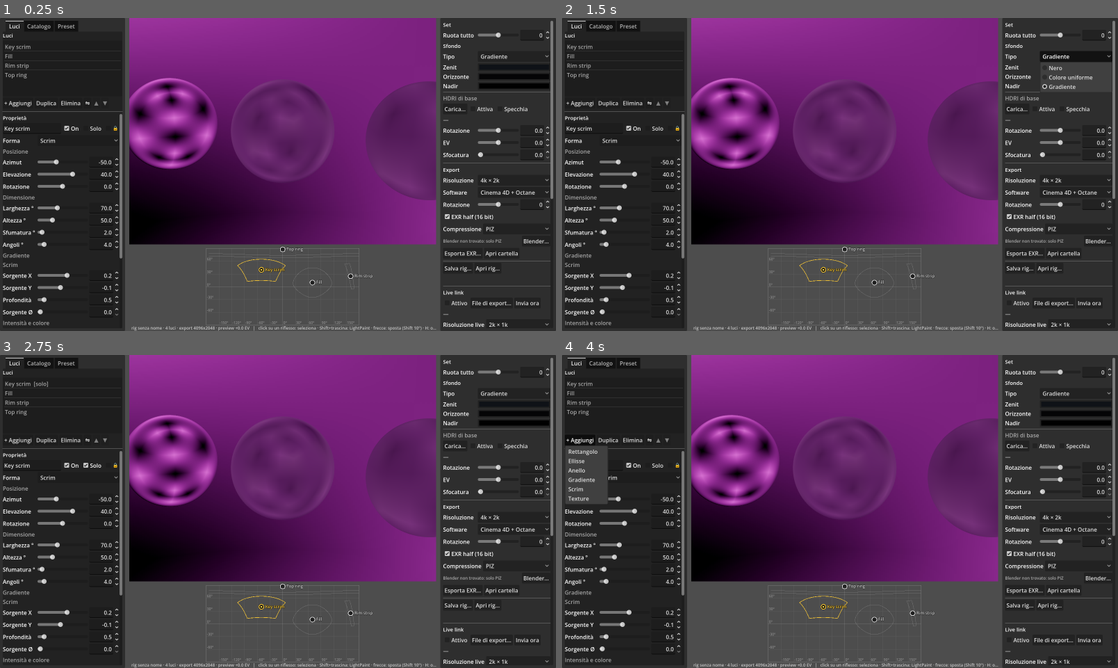
Above: before the commit, frames 1-4 (two rows, left to right).
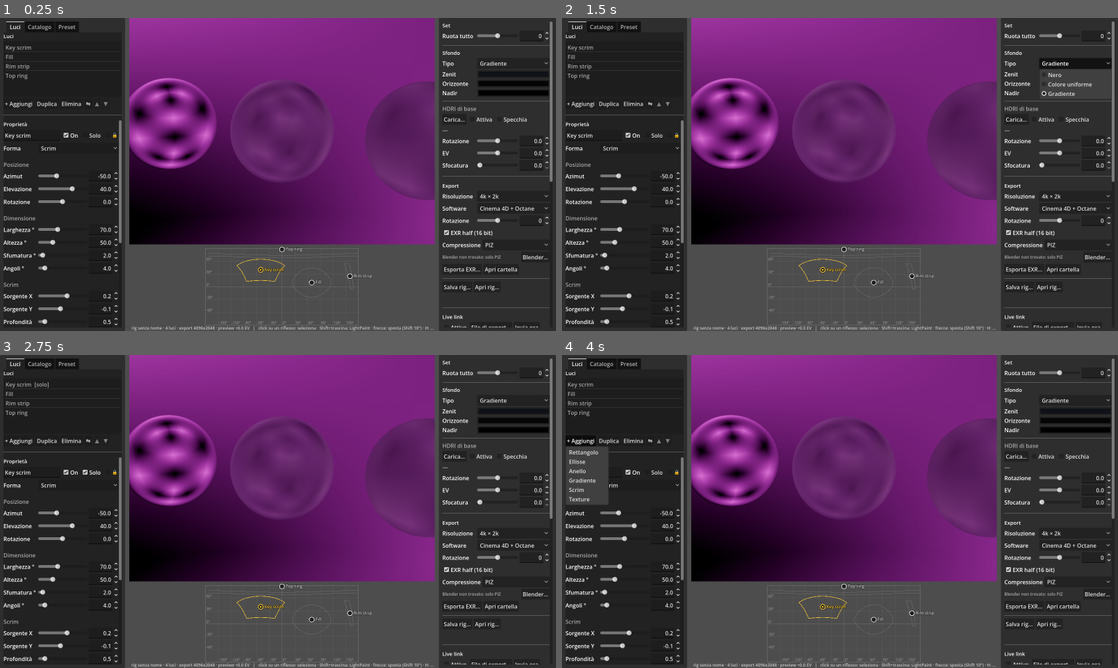
Above: after the commit, the same moments.

Repository: lignazio/hdri-studio
Game: Godot game, scene res://scenes/main.tscn
Same seed, same stepped clock (60 frames per second), same inputs: the game is played once before the commit and once after it.
Inputs:
- Up to frame 1 (0.25 s): no input
- Up to frame 2 (1.5 s): click "Scrim" at 0.5 s; click "Gradiente" at 1.25 s
- Up to frame 3 (2.75 s): click "Solo" at 2 s
- Up to frame 4 (4 s): click "Solo" at 2.75 s; click "+ Aggiungi" at 3.5 s

The runs differ from the first frame. In frame 1, 7.7% of the frame differs, in the area x 0-100%, y 0-100%; in frame 2, 7.8%; in frame 3, 7.8%; in frame 4, 7.6%.
Error in both runs: Assertion failed: RenderingDevice non disponibile (headless?) (res://bake/baker.gd:47)

Commit message:
UI: ritmo verticale nelle colonne laterali (margini, spaziatura, separatori con aria, sottotitoli con spazio sopra e nascosti con la loro sezione)
Co-Authored-By: Claude Opus 5 <noreply@anthropic.com>

Diff:
--- a/hdri_studio/scenes/main.gd
+++ b/hdri_studio/scenes/main.gd
@@ -135,13 +135,13 @@
 	left.add_child(tabs)
 	var lights_tab := VBoxContainer.new()
 	lights_tab.name = "Luci"
-	lights_tab.add_theme_constant_override("separation", 6)
+	lights_tab.add_theme_constant_override("separation", 8)
 	tabs.add_child(lights_tab)
 	light_list = LightListPanel.new()
 	light_list.size_flags_vertical = Control.SIZE_SHRINK_BEGIN
 	light_list.custom_minimum_size.y = 220
 	lights_tab.add_child(light_list)
-	lights_tab.add_child(HSeparator.new())
+	lights_tab.add_child(_separator())
 	props = LightProperties.new()
 	lights_tab.add_child(props)
 	catalog = CatalogPanel.new()
@@ -180,13 +180,13 @@
 	var right := _column(rest, 300, true)
 	bg_panel = BackgroundPanel.new()
 	right.add_child(bg_panel)
-	right.add_child(HSeparator.new())
+	right.add_child(_separator())
 	export_panel = ExportPanel.new()
 	right.add_child(export_panel)
-	right.add_child(HSeparator.new())
+	right.add_child(_separator())
 	link_panel = LiveLinkPanel.new()
 	right.add_child(link_panel)
-	right.add_child(HSeparator.new())
+	right.add_child(_separator())
 	_build_model_panel(right)
 
 	_file_dialog = FileDialog.new()
@@ -278,6 +278,7 @@
 	ptitle.text = "Preview"
 	ptitle.add_theme_font_size_override("font_size", 15)
 	parent.add_child(ptitle)
+	parent.add_child(_spacer(2))
 	_ev_row = ParamRow.new("Esposizione EV", -8.0, 8.0, 0.1)
 	_ev_row.value_changed.connect(func(v: float) -> void:
 		_preview_ev = v
@@ -317,6 +318,7 @@
 	parent.add_child(_link_camera)
 
 	# esposimetro
+	parent.add_child(_spacer(6))
 	var mtitle := Label.new()
 	mtitle.text = "Esposimetro"
 	mtitle.add_theme_font_size_override("font_size", 15)
@@ -344,6 +346,7 @@
 	_meter_label = Label.new()
 	_meter_label.tooltip_text = "E = ∫ L·cosθ dω su tutta l'HDRI per una superficie al centro rivolta nella direzione scelta.\nEV100 = log2(E / 2.5): con radianze in unità fotometriche coerenti è l'EV di un esposimetro a luce incidente."
 	parent.add_child(_meter_label)
+	parent.add_child(_spacer(6))
 	var title := Label.new()
 	title.text = "Modello nel preview"
 	title.add_theme_font_size_override("font_size", 15)
@@ -393,16 +396,29 @@
 			_model_label.text = "Impossibile caricare " + path.get_file())
 
 
+static func _spacer(h: float) -> Control:
+	var c := Control.new()
+	c.custom_minimum_size.y = h
+	c.mouse_filter = Control.MOUSE_FILTER_IGNORE
+	return c
+
+
+func _separator() -> HSeparator:
+	var s := HSeparator.new()
+	s.add_theme_constant_override("separation", 16)
+	return s
+
+
 func _column(parent: Container, width: float, scroll := false) -> VBoxContainer:
 	var panel := PanelContainer.new()
 	panel.custom_minimum_size.x = width * 0.8
 	parent.add_child(panel)
 	var margin := MarginContainer.new()
 	for side in ["left", "right", "top", "bottom"]:
-		margin.add_theme_constant_override("margin_" + side, 8)
+		margin.add_theme_constant_override("margin_" + side, 10)
 	panel.add_child(margin)
 	var box := VBoxContainer.new()
-	box.add_theme_constant_override("separation", 6)
+	box.add_theme_constant_override("separation", 8)
 	if scroll:
 		var sc := ScrollContainer.new()
 		sc.horizontal_scroll_mode = ScrollContainer.SCROLL_MODE_DISABLED
--- a/hdri_studio/ui/background_panel.gd
+++ b/hdri_studio/ui/background_panel.gd
@@ -38,6 +38,9 @@
 		rot.set_value_silent(0.0))
 	add_child(rot)
 
+	var sep0 := HSeparator.new()
+	sep0.add_theme_constant_override("separation", 14)
+	add_child(sep0)
 	var title := Label.new()
 	title.text = "Sfondo"
 	title.add_theme_font_size_override("font_size", 15)
@@ -61,6 +64,7 @@
 	_nadir = _color_row("Nadir", func(c: Color) -> void: rig.bg_nadir = c)
 
 	var sep := HSeparator.new()
+	sep.add_theme_constant_override("separation", 14)
 	add_child(sep)
 	var t2 := Label.new()
 	t2.text = "HDRI di base"
--- a/hdri_studio/ui/export_panel.gd
+++ b/hdri_studio/ui/export_panel.gd
@@ -69,6 +69,7 @@
 	of.pressed.connect(func() -> void: open_folder_requested.emit())
 	row.add_child(of)
 	var sep := HSeparator.new()
+	sep.add_theme_constant_override("separation", 12)
 	add_child(sep)
 	var row2 := HBoxContainer.new()
 	add_child(row2)
--- a/hdri_studio/ui/light_properties.gd
+++ b/hdri_studio/ui/light_properties.gd
@@ -44,6 +44,7 @@
 	size_flags_vertical = Control.SIZE_EXPAND_FILL
 	_box = VBoxContainer.new()
 	_box.size_flags_horizontal = Control.SIZE_EXPAND_FILL
+	_box.add_theme_constant_override("separation", 6)
 	add_child(_box)
 
 	var title := Label.new()
@@ -89,7 +90,7 @@
 	_corner_row = _row("corner_radius", "Angoli °", 0.0, 45.0, 0.1)
 	_ring_rows.append(_row("ring_inner", "Raggio interno", 0.0, 0.98, 0.01))
 
-	_section("Gradiente")
+	_gradient_rows.append_array(_section("Gradiente"))
 	_grad_type = _option("Tipo", ["Radiale", "Lineare"], func(i: int) -> void:
 		_set_prop("gradient_type", i, true)
 		_update_visibility())
@@ -145,7 +146,7 @@
 	sd.pressed.connect(func() -> void: sidecar_save_requested.emit())
 	_texture_tools.add_child(sd)
 
-	_section("Scrim")
+	_scrim_rows.append_array(_section("Scrim"))
 	_scrim_rows.append(_row("scrim_offset_x", "Sorgente X", -1.0, 1.0, 0.01))
 	_scrim_rows.append(_row("scrim_offset_y", "Sorgente Y", -1.0, 1.0, 0.01))
 	_scrim_rows.append(_row("scrim_depth", "Profondità", 0.05, 5.0, 0.01))
@@ -222,11 +223,18 @@
 	set_light(null)
 
 
-func _section(text: String) -> void:
+## Sottotitolo di sezione con un po' d'aria sopra. Restituisce [spaziatore, etichetta] per poterli
+## nascondere insieme alle righe della sezione.
+func _section(text: String) -> Array:
+	var sp := Control.new()
+	sp.custom_minimum_size.y = 8
+	sp.mouse_filter = Control.MOUSE_FILTER_IGNORE
+	_box.add_child(sp)
 	var l := Label.new()
 	l.text = text
 	l.modulate = Color(1, 1, 1, 0.6)
 	_box.add_child(l)
+	return [sp, l]
 
 
 func _row(prop: String, label: String, min_v: float, max_v: float, step: float, exp_edit := false) -> ParamRow:
--- a/hdri_studio/ui/live_link_panel.gd
+++ b/hdri_studio/ui/live_link_panel.gd
@@ -59,6 +59,9 @@
 	_res.selected = 1
 	rrow.add_child(_res)
 
+	var spc := Control.new()
+	spc.custom_minimum_size.y = 6
+	add_child(spc)
 	var sl := Label.new()
 	sl.text = "Luci separate"
 	sl.modulate = Color(1, 1, 1, 0.6)
